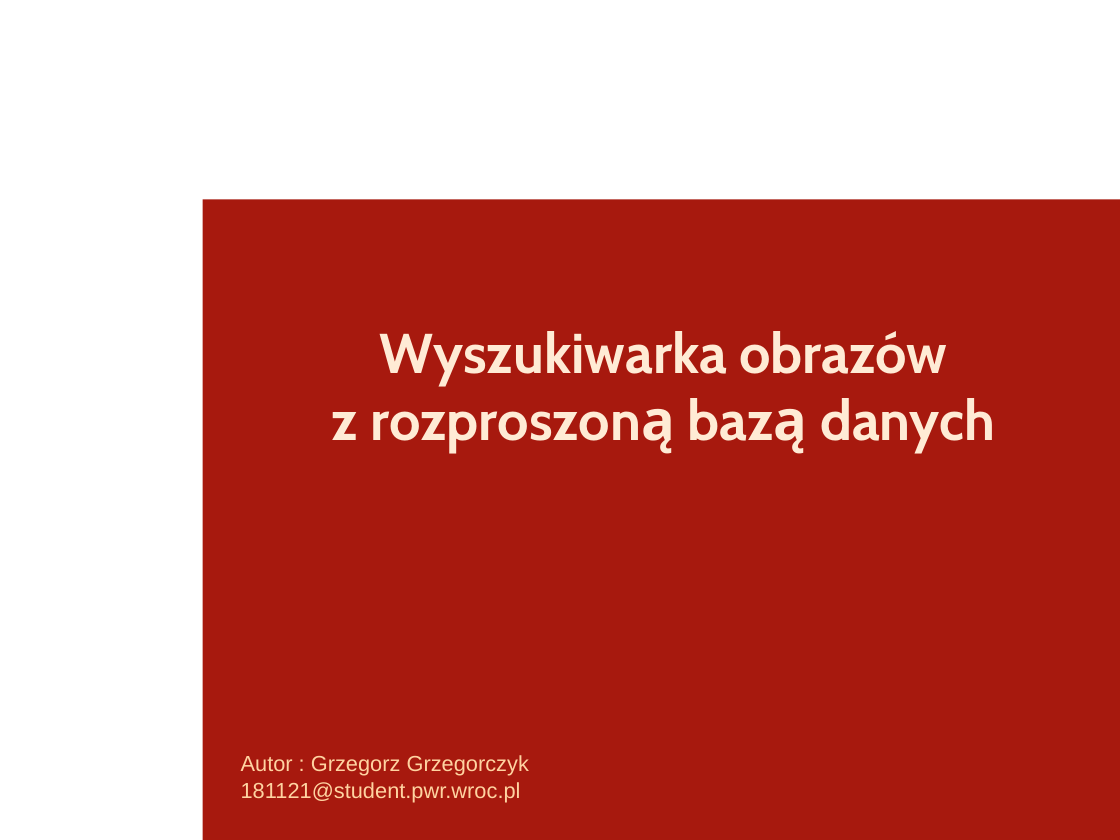
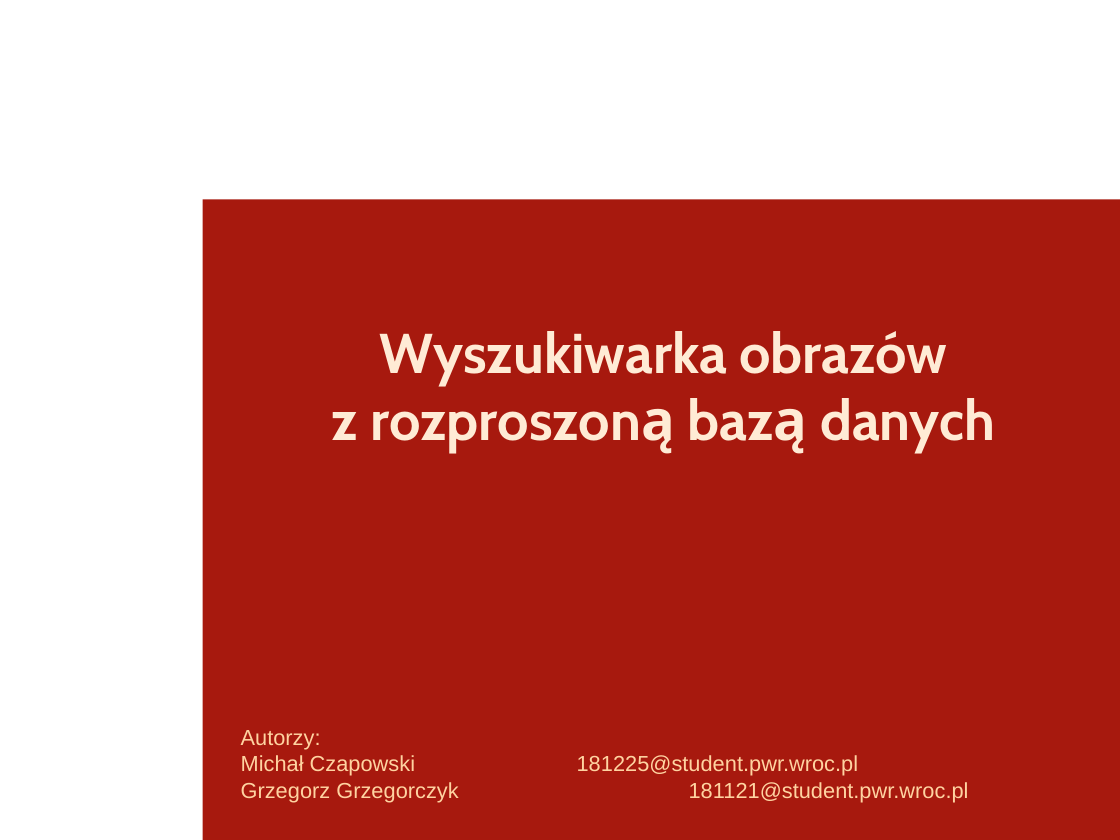
Before and after one commit to kaczanmo/projekt_bd_2013, a slide deck: slide 1 of prezentacja_1/prezentacja_1.ppt. Drawn at 1120x840 pixels with LibreOffice and Linux fonts; fonts in the diff are those of the drawing; background and template pictures are left out. Boxes give left, top, right and bottom in pixels: in the first picture for what was removed or moved away, otherwise in the second. Text is boxed around its words. In the diff, an @@ line names an element or a change of style, - is before the commit and + after.

```diff
--- a/prezentacja_1/prezentacja_1.ppt
+++ b/prezentacja_1/prezentacja_1.ppt
@@ subtitle at <box>241,730,969,803</box>: text changed @@
-Autor : Grzegorz Grzegorczyk
-181121@student.pwr.wroc.pl
+Autorzy:
+Michał Czapowski 181225@student.pwr.wroc.pl
+Grzegorz Grzegorczyk 181121@student.pwr.wroc.pl
```
Also in this commit, not shown: 2 other slides changed, 10 slides added.
